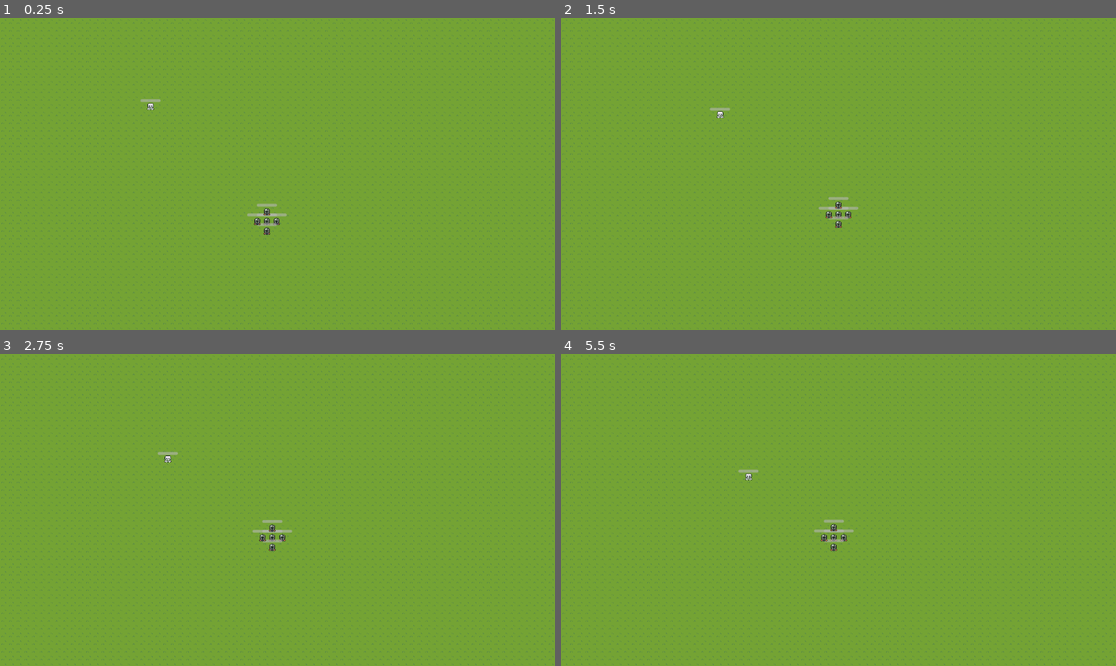
Above: before the commit, frames 1-4 (two rows, left to right).
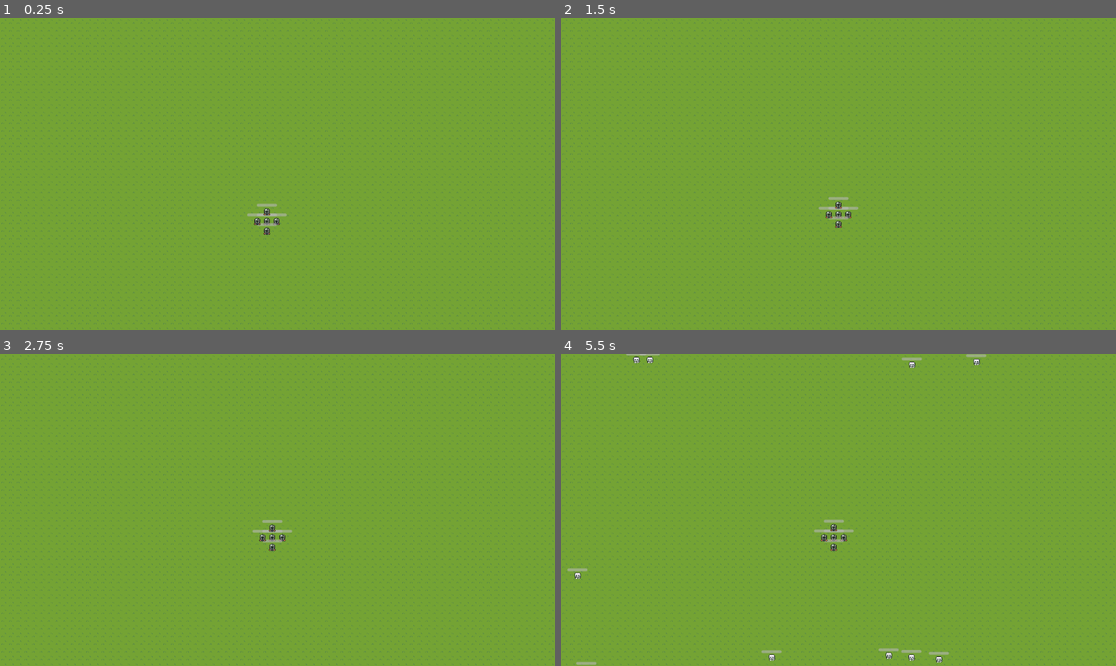
Above: after the commit, the same moments.

Repository: lm98/team-survival
Game: Godot game, scene res://scenes/game.tscn
Two runs of this game, one before a commit and one after it. Both use one fixed random seed, a clock stepped at 60 frames per second and the inputs below.
Inputs (mouse positions are in pixels of both pictures, inside the frame that each line leads up to):
- Up to frame 1 (0.25 s): no input
- Up to frame 2 (1.5 s): tap Enter at 0.5 s; move the mouse to (960, 158) at 0.52 s; click (960, 158) at 0.6 s; move the mouse to (727, 189) at 1.27 s; click (727, 189) at 1.35 s
- Up to frame 3 (2.75 s): move the mouse to (333, 441) at 2.02 s; click (333, 441) at 2.1 s
- Up to frame 4 (5.5 s): move the mouse to (810, 572) at 2.77 s; click (810, 572) at 2.85 s; move the mouse to (1005, 556) at 3.52 s; click (1005, 556) at 3.6 s; move the mouse to (672, 463) at 4.27 s; click (672, 463) at 4.35 s; move the mouse to (866, 510) at 5.02 s; click (866, 510) at 5.1 s

The runs differ from the first frame. In frame 1, less than 0.1% of the frame differs, in the area x 25-29%, y 26-30%; in frame 2, less than 0.1%; in frame 3, less than 0.1%; in frame 4, 0.6%, in the area x 1-77%, y 0-100%.

Commit message:
feat: add attack blueprint

Diff:
--- /dev/null
+++ b/scenes/attack/attack.tscn
@@ -0,0 +1,15 @@
+[gd_scene load_steps=2 format=3 uid="uid://28x2786l5xit"]
+
+[ext_resource type="PackedScene" uid="uid://bspqrsf7x4l" path="res://scenes/attack/hit_box.tscn" id="3_nu0ot"]
+
+[node name="Attack" type="Node2D"]
+scale = Vector2(1.5, 1.5)
+
+[node name="AnimatedSprite2D" type="AnimatedSprite2D" parent="."]
+
+[node name="Hitbox" parent="." instance=ExtResource("3_nu0ot")]
+visible = true
+
+[connection signal="animation_finished" from="AnimatedSprite2D" to="." method="_on_animated_sprite_2d_animation_finished"]
+
+[editable path="Hitbox"]
--- a/scenes/attack/hurt_box.tscn
+++ b/scenes/attack/hurt_box.tscn
@@ -1,6 +1,6 @@
 [gd_scene load_steps=2 format=3 uid="uid://bm7fkhs8ftvdl"]
 
-[ext_resource type="Script" path="res://scripts/attack/hurt_box.gd" id="1_5d6we"]
+[ext_resource type="Script" path="res://scripts/hurt_box.gd" id="1_5d6we"]
 
 [node name="HurtBox" type="Area2D"]
 script = ExtResource("1_5d6we")
--- a/scenes/game.tscn
+++ b/scenes/game.tscn
@@ -1,9 +1,10 @@
-[gd_scene load_steps=7 format=3 uid="uid://cg4hkp5e5mkx8"]
+[gd_scene load_steps=9 format=3 uid="uid://cg4hkp5e5mkx8"]
 
 [ext_resource type="PackedScene" uid="uid://dnm0gyvqhxihe" path="res://scenes/player/player_team.tscn" id="1_n5eul"]
 [ext_resource type="PackedScene" uid="uid://dox0nvi5tnwm7" path="res://scenes/enemy/skeleton.tscn" id="3_0e35p"]
 [ext_resource type="PackedScene" uid="uid://danomup8bjwpg" path="res://scenes/enemy/enemy_spawner.tscn" id="3_fpdir"]
 [ext_resource type="Texture2D" uid="uid://cfdmy3n0v8n03" path="res://assets/scenery/TilesetFloor.png" id="5_orsff"]
+[ext_resource type="Script" path="res://scripts/enemy/spawn_info.gd" id="5_rwukp"]
 
 [sub_resource type="TileSetAtlasSource" id="TileSetAtlasSource_tt5fv"]
 texture = ExtResource("5_orsff")
@@ -469,6 +470,14 @@
 [sub_resource type="TileSet" id="TileSet_hb1fn"]
 sources/0 = SubResource("TileSetAtlasSource_tt5fv")
 
+[sub_resource type="Resource" id="Resource_u3ee6"]
+script = ExtResource("5_rwukp")
+time_start = 0
+time_end = 5
+enemy_res = ExtResource("3_0e35p")
+enemy_number = 10
+spawn_delay = 1
+
 [node name="Game" type="Node2D"]
 
 [node name="CanvasLayer" type="CanvasLayer" parent="."]
@@ -483,8 +492,6 @@
 position = Vector2(277, 211)
 
 [node name="EnemySpawner" parent="." instance=ExtResource("3_fpdir")]
-
-[node name="Skeleton" parent="." instance=ExtResource("3_0e35p")]
-position = Vector2(309, 179)
+spawn_infos = Array[ExtResource("5_rwukp")]([SubResource("Resource_u3ee6")])
 
 [editable path="EnemySpawner"]
Renamed: scripts/attack/hurt_box.gd -> scripts/hurt_box.gd
